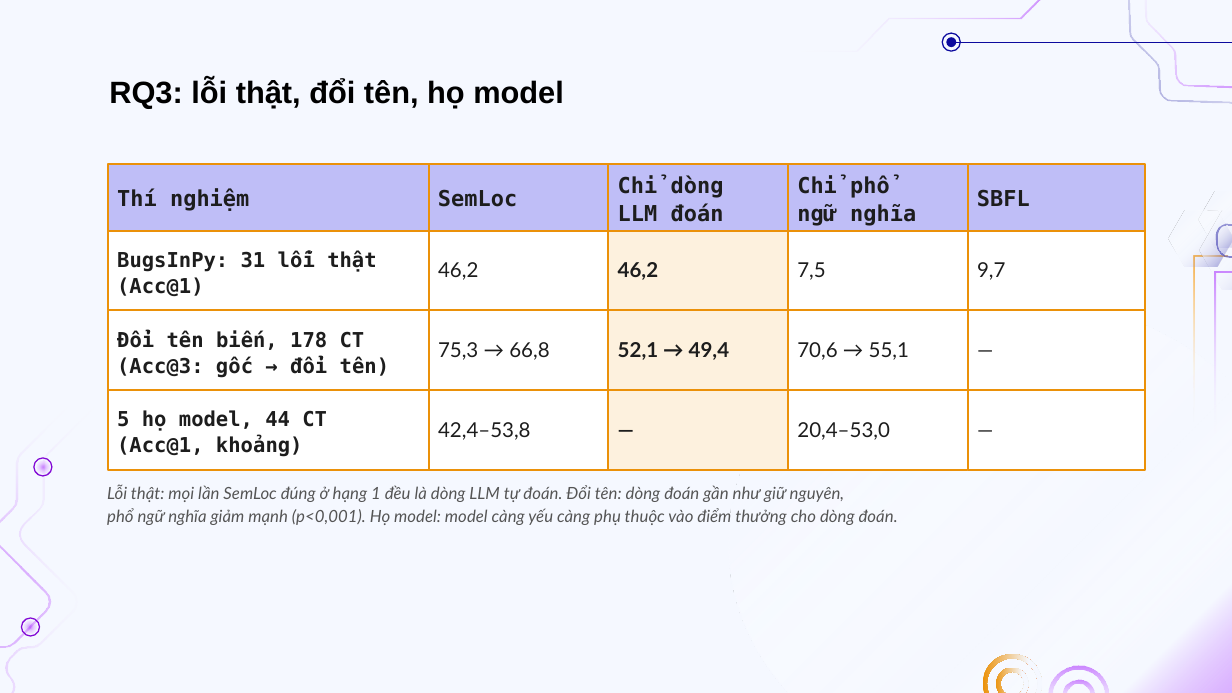
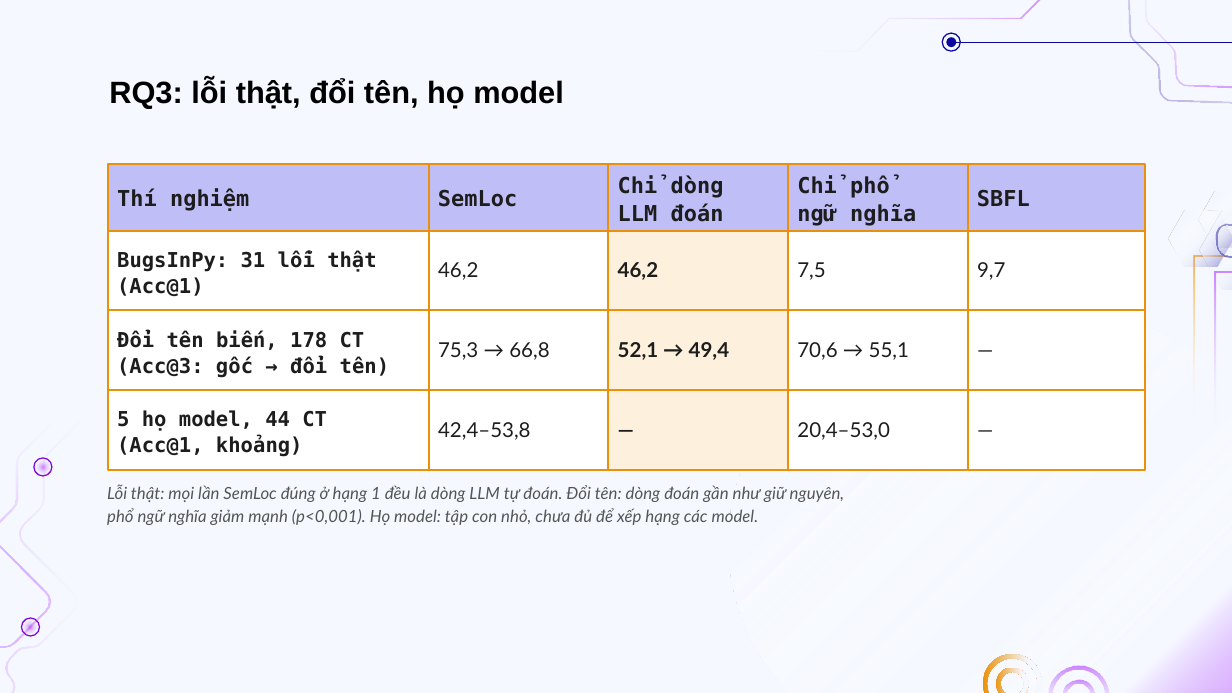
Before and after one commit to doanan293/grounded-or-guessed, a slide deck: slide 17 of docs/presentation/bao-cao-lan-1.pptx. Drawn at 1232x693 pixels with LibreOffice and Linux fonts; fonts in the diff are those of the drawing; background and template pictures are left out. Boxes give left, top, right and bottom in pixels: in the first picture for what was removed or moved away, otherwise in the second. Text is boxed around its words. In the diff, an @@ line names an element or a change of style, - is before the commit and + after.

Commit message:
docs: final-review fixes (top-1 guessed by construction everywhere, Acc@5 direction caveat, execution-evidence wording on slides, glossary longtable, head height)

```diff
--- a/docs/presentation/bao-cao-lan-1.pptx
+++ b/docs/presentation/bao-cao-lan-1.pptx
@@ text at bbox=[107, 508, 759, 525]: text changed @@
-phổ ngữ nghĩa giảm mạnh (p<0,001). Họ model: model càng yếu càng phụ thuộc vào điểm thưởng cho dòng đoán.
+phổ ngữ nghĩa giảm mạnh (p<0,001). Họ model: tập con nhỏ, chưa đủ để xếp hạng các model.
```
Also in this commit, not shown: 5 other slides changed, 15 other files.
